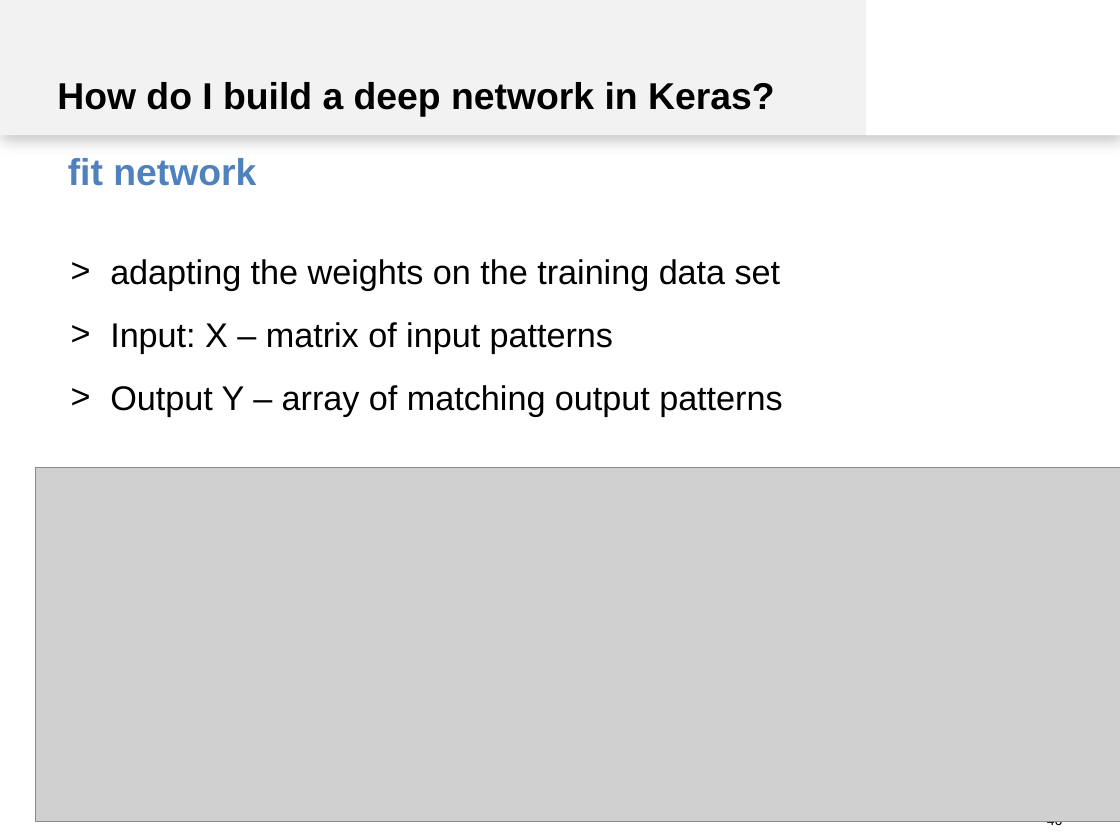
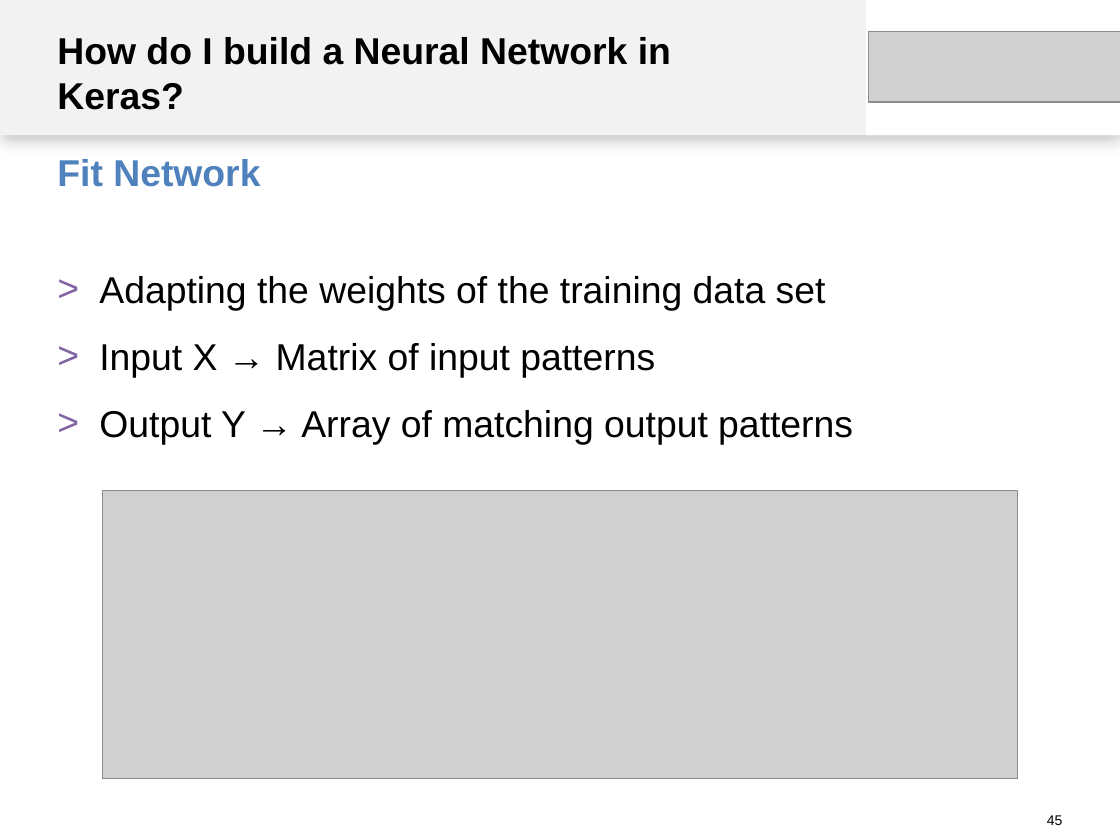
Before and after one commit to spinfo/LSS_DLwithText, a slide deck: slide 45 of docs/introduction.pptx (slide 46 before the commit). Drawn at 1120x840 pixels with LibreOffice and Linux fonts; fonts in the diff are those of the drawing; grey boxes stand for pictures. Boxes give left, top, right and bottom in pixels: in the first picture for what was removed or moved away, otherwise in the second. Text is boxed around its words. In the diff, an @@ line names an element or a change of style, - is before the commit and + after.

```diff
--- a/docs/introduction.pptx
+++ b/docs/introduction.pptx
@@ text at bbox=[57, 37, 671, 110]: text changed @@
-How do I build a deep network in Keras?
+How do I build a Neural Network in Keras?
@@ picture added at bbox=[869, 31, 1120, 102] @@
@@ text at bbox=[57, 159, 260, 187]: text changed @@
-fit network
+Fit Network
@@ text "Fit Network" at bbox=[57, 159, 260, 187]: vertical alignment bottom to middle @@
@@ text "Adapting the weights of the ..." at bbox=[99, 276, 853, 445]: vertical alignment bottom to top @@
@@ text at bbox=[99, 276, 853, 445]: text changed; size 22 to 24 pt @@
-> adapting the weights on the training data set
-> Input: X – matrix of input patterns
-> Output Y – array of matching output patterns
+> Adapting the weights of the training data set
+> Input X → Matrix of input patterns
+> Output Y → Array of matching output patterns
@@ picture: place and size @@
-picture at bbox=[35, 467, 1120, 821]
+picture at bbox=[103, 491, 1017, 778]
@@ page number at bbox=[1047, 815, 1063, 825]: text changed @@
-46
+45
```
Also in this commit, not shown: 34 other slides changed, 2 slides added, 3 slides removed.
